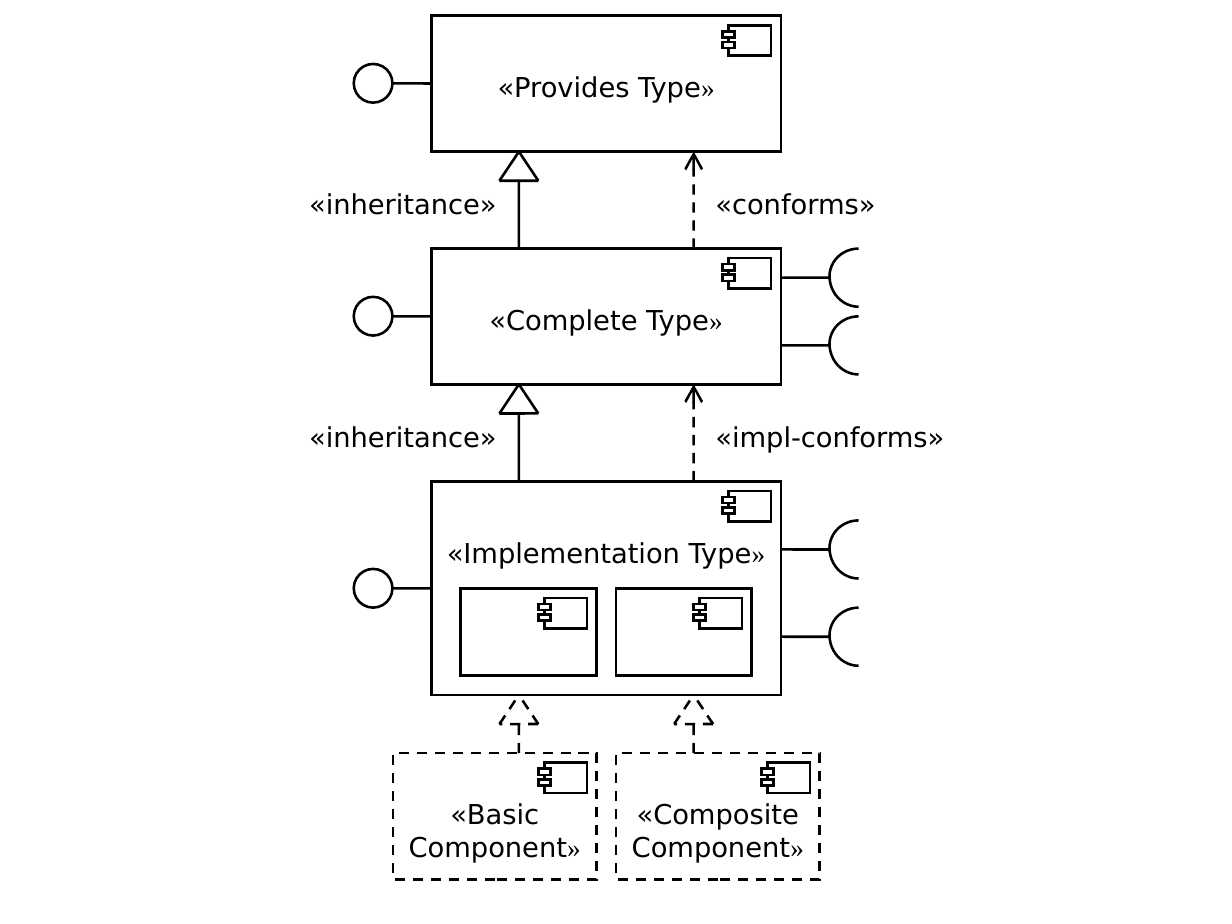
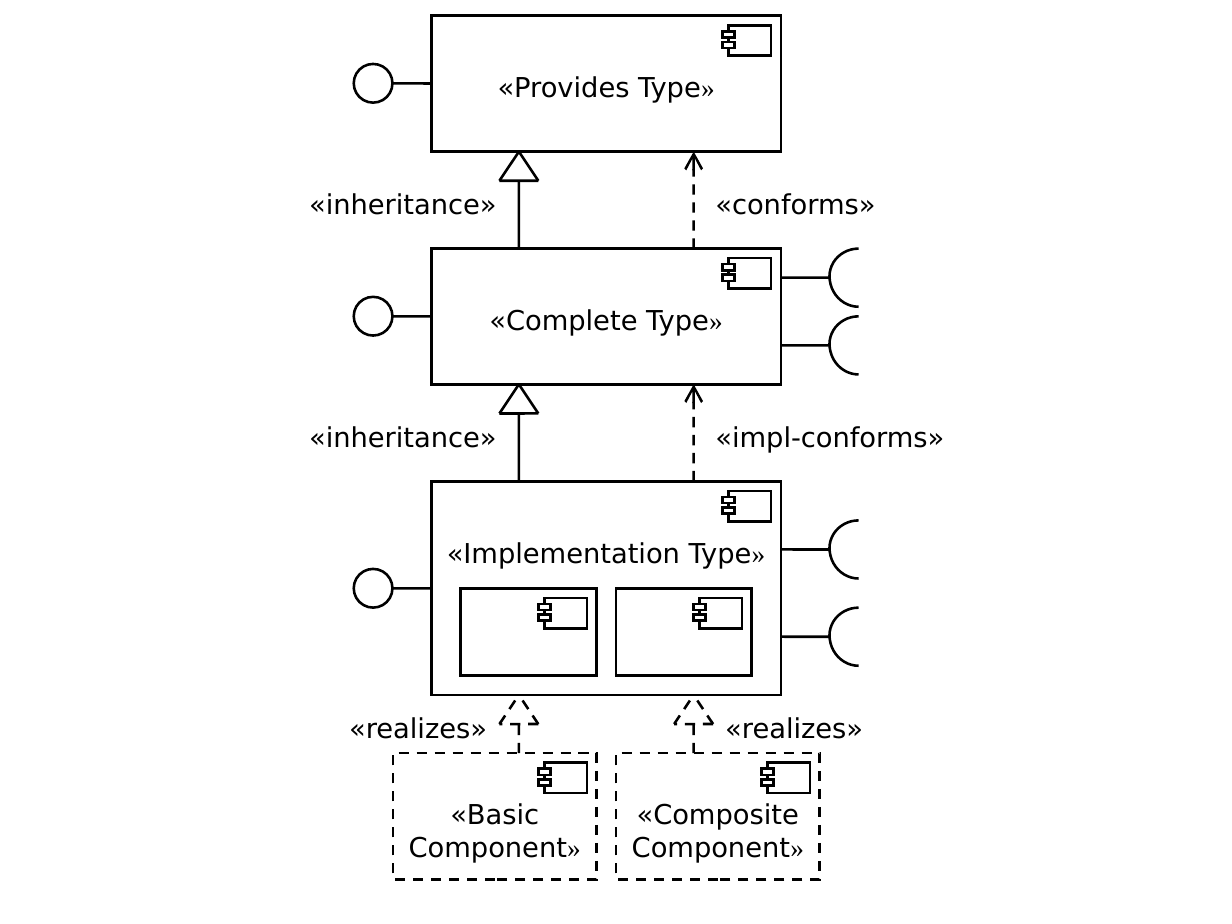
Before and after one commit to PalladioSimulator/Palladio-Core-PCM, a slide deck: slide 13 of trunk/doc/Ausarbeitung/image/component-model01.ppt. Drawn at 1232x924 pixels with LibreOffice and Linux fonts; fonts in the diff are those of the drawing. Boxes give left, top, right and bottom in pixels: in the first picture for what was removed or moved away, otherwise in the second. Text is boxed around its words. In the diff, an @@ line names an element or a change of style, - is before the commit and + after.

```diff
--- a/trunk/doc/Ausarbeitung/image/component-model01.ppt
+++ b/trunk/doc/Ausarbeitung/image/component-model01.ppt
@@ text added at (349, 717, 487, 739), 16 pt, text #000000 @@
+«realizes»
@@ text added at (725, 717, 863, 739), 16 pt, text #000000 @@
+«realizes»
```
Also in this commit, not shown: 1 other slide changed, 1 other file.
